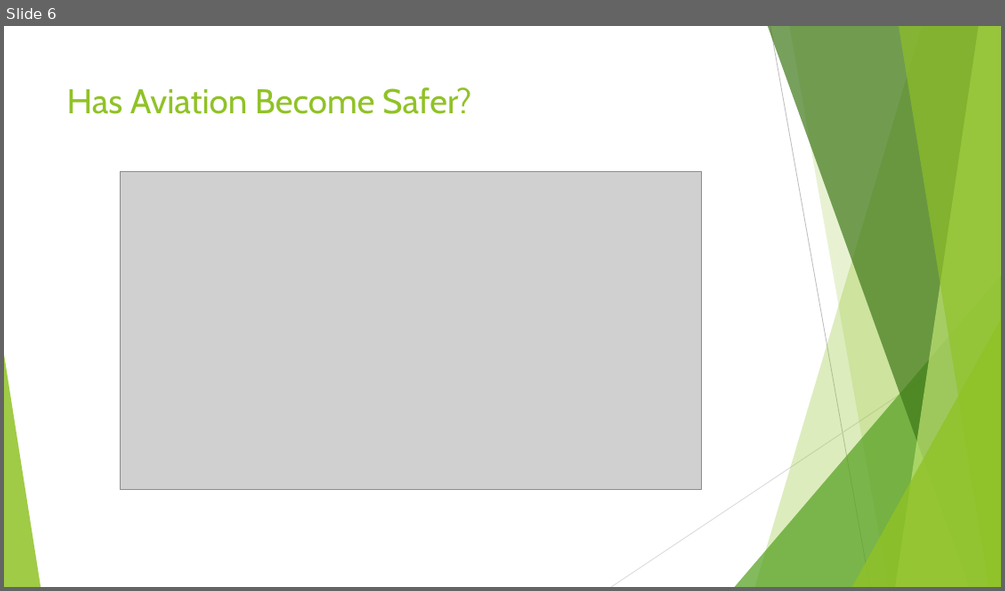
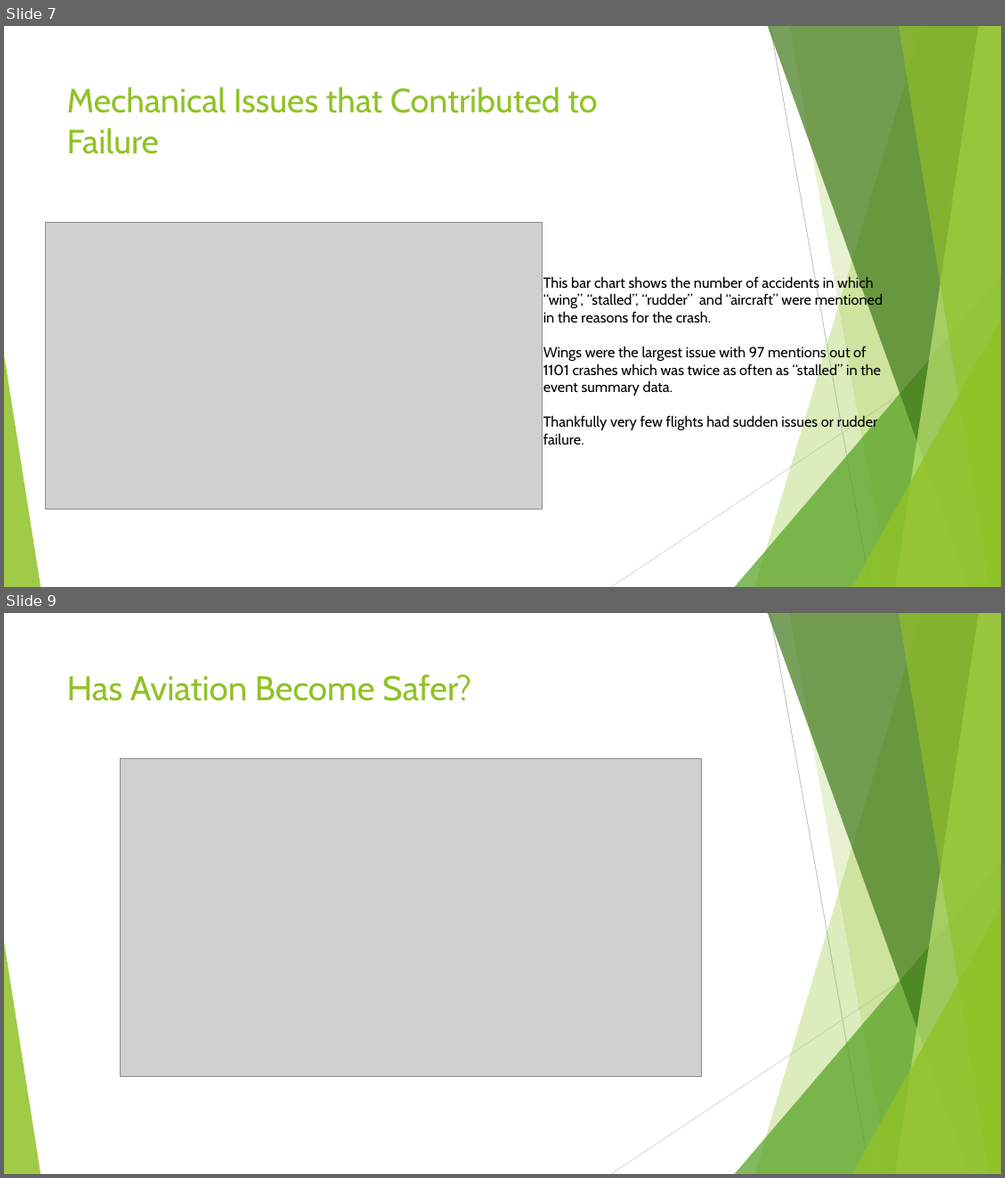
Before and after one commit to MZt92-ui/Project-1-Group-3, a slide deck: plane_crash_presenation_Rob.pptx. Shown one above the other, each under a label of ours: slide 6 before the commit, slides 7 and 9 after it; the slides between them are not shown. The pictures are 1005x591 and 1005x1178 pixels, drawn with LibreOffice and Linux fonts; fonts in the diff are those of the drawing; grey boxes stand for pictures. Boxes give left, top, right and bottom in pixels: in the first picture for what was removed or moved away, otherwise in the second. Text is boxed around its words. In the diff, an @@ line names an element or a change of style, - is before the commit and + after.

```diff
--- a/plane_crash_presenation_Rob.pptx
+++ b/plane_crash_presenation_Rob.pptx
@@ slide 7 added at box(4, 26, 1001, 587), background #FFFFFF; not listed: 10 template elements that a slide beside it also shows @@
@@ title added at box(67, 87, 597, 154), 32.4 pt, text #90C226 @@
+Mechanical Issues that Contributed to Failure
@@ picture added at box(45, 222, 542, 508) @@
@@ text added at box(543, 275, 882, 444), 14 pt, text #000000 @@
+This bar chart shows the number of accidents in which “wing”, “stalled”, “rudder” and “aircraft” were mentioned in the reasons for the crash.
+Wings were the largest issue with 97 mentions out of 1101 crashes which was twice as often as “stalled” in the event summary data.
+Thankfully very few flights had sudden issues or rudder failure.
@@ what was slide 6 is now slide 9 @@
```
Also in this commit, not shown: 4 slides changed, 3 other slides added, 1 slide removed.
